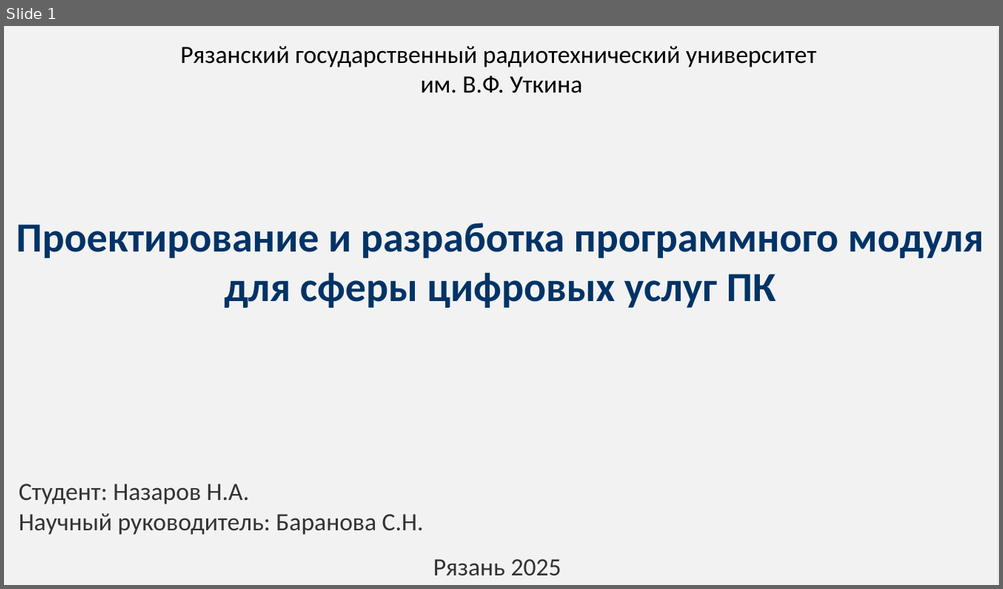
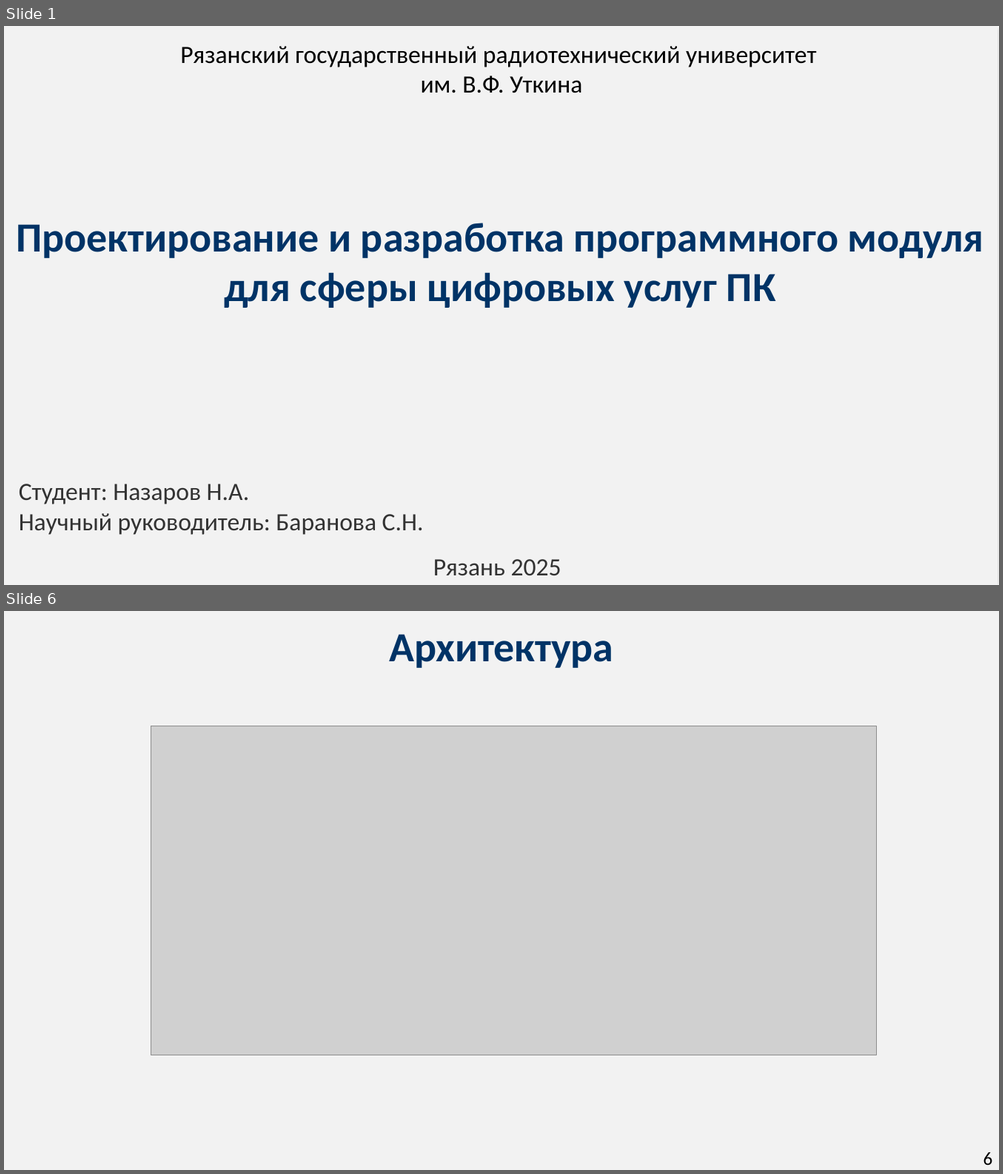
Before and after one commit to NzrvXO/Diplom, a slide deck: Презентация конференция/Презентация_Диплом_Template_Full.pptx. Shown one above the other, each under a label of ours: slide 1 before the commit, slides 1 and 6 after it; the slides between them are not shown. The pictures are 1003x589 and 1003x1174 pixels, drawn with LibreOffice and Linux fonts; fonts in the diff are those of the drawing; grey boxes stand for pictures. Boxes give left, top, right and bottom in pixels: in the first picture for what was removed or moved away, otherwise in the second. Text is boxed around its words. In the diff, an @@ line names an element or a change of style, - is before the commit and + after.

Commit message:
архитектура и дерево форм для 11.04

```diff
--- a/Презентация конференция/Презентация_Диплом_Template_Full.pptx
+++ b/Презентация конференция/Презентация_Диплом_Template_Full.pptx
@@ slide 6 added at [4,611,999,1170], background #FFFFFF @@
@@ rectangle added at [4,611,999,1170], fill #F2F2F2 @@
@@ text added at [389,634,613,668], 40 pt, text #003366, bold @@
+Архитектура
@@ picture added at [151,726,876,1056] @@
@@ text added at [983,1153,993,1165], 18 pt, text #000000 @@
+6
```
Also in this commit, not shown: 1 slide changed, 9 other slides added, 2 slides removed, 3 other files.
